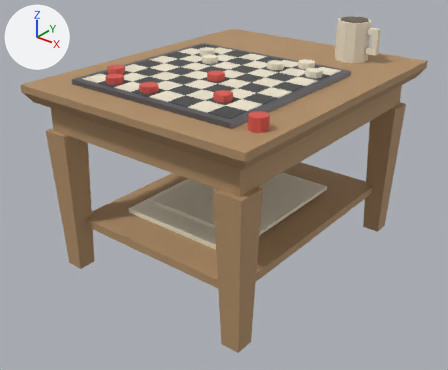
Two versions of the Blender file blender/props/coffee_table.blend, one commit apart.
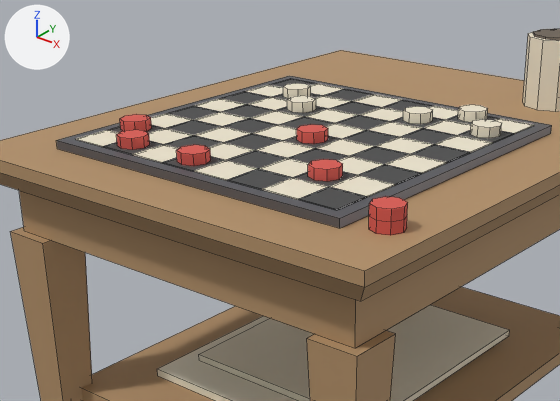
Each version appears first whole from a 50 mm lens placed at (0.632, -0.825, 0.629), pointed at (0.003, -0.038, 0.141), and next in a close-up on the part from 9% to 79% of the width and 0% to 61% of the height. Lighting does not change. The marker at upper left points along +X, +Y and +Z. The older version's two pictures come first. The close-ups show mesh edges as thin lines.

Objects in the first close-up: 'CoffeeTable'.
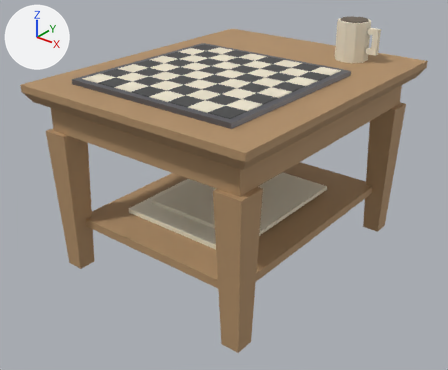
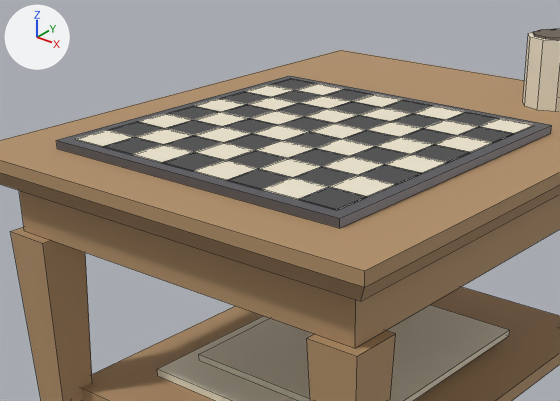
Location of each change, [x1, y1, x2, y2] in pixels of the close-ups (560 x 401 px):
part 1 of me_coffeetable, deleted
    before: [116, 83, 502, 235]

What changed in the scene script:
```text
Change me_coffeetable:
    used by ob_coffeetable; location = (0.0, 0.0, 0.0)
    remove me_coffeetable.from_pydata(...)  # 856 vertices, 612 faces; spans x -0.225..0.225, y -0.275..0.275, z 0.0..0.412
    add me_coffeetable.from_pydata(...)  # 664 vertices, 492 faces; spans x -0.225..0.225, y -0.275..0.275, z 0.0..0.412
    me_coffeetable part 1: 12 loose pieces with 192 vertices, spanning x -0.145..0.204, y -0.214..0.086, z 0.34..0.36, are deleted
    remove me_coffeetable.materials.append(mat_dartred)  # red #da5950
```
